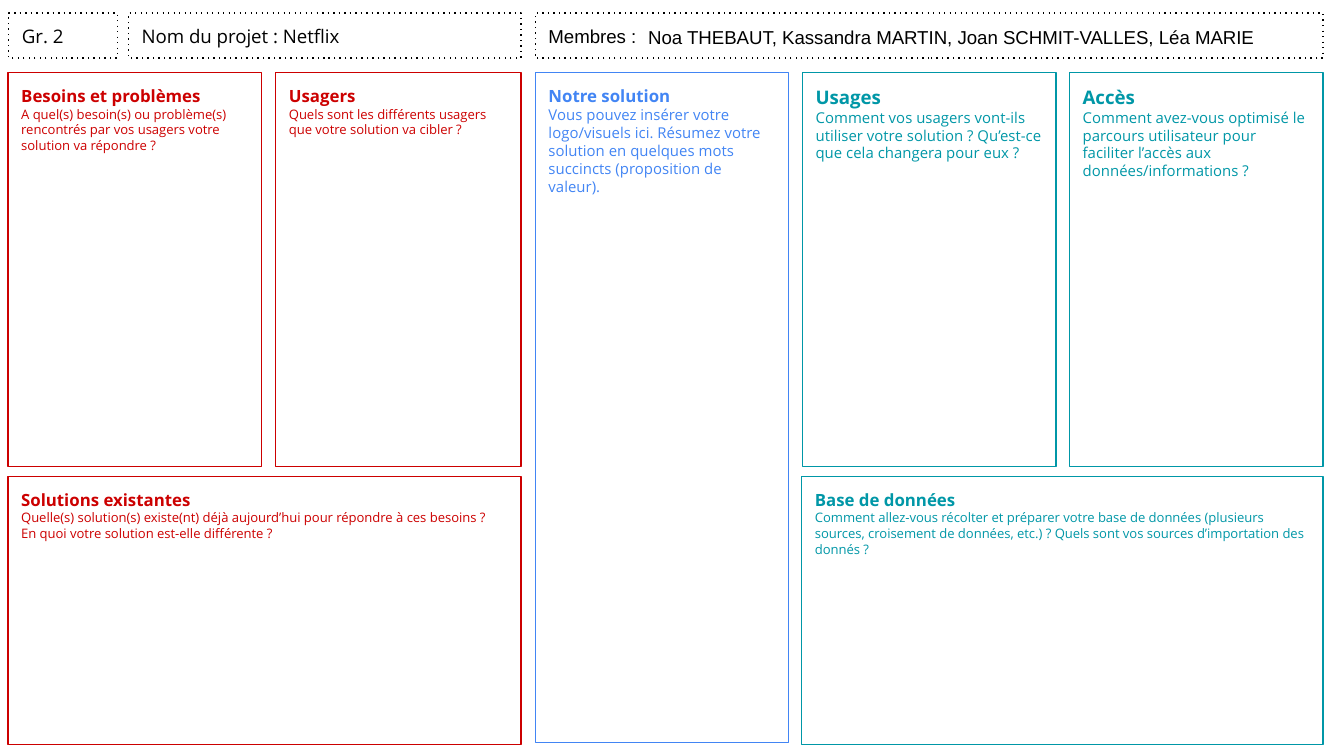
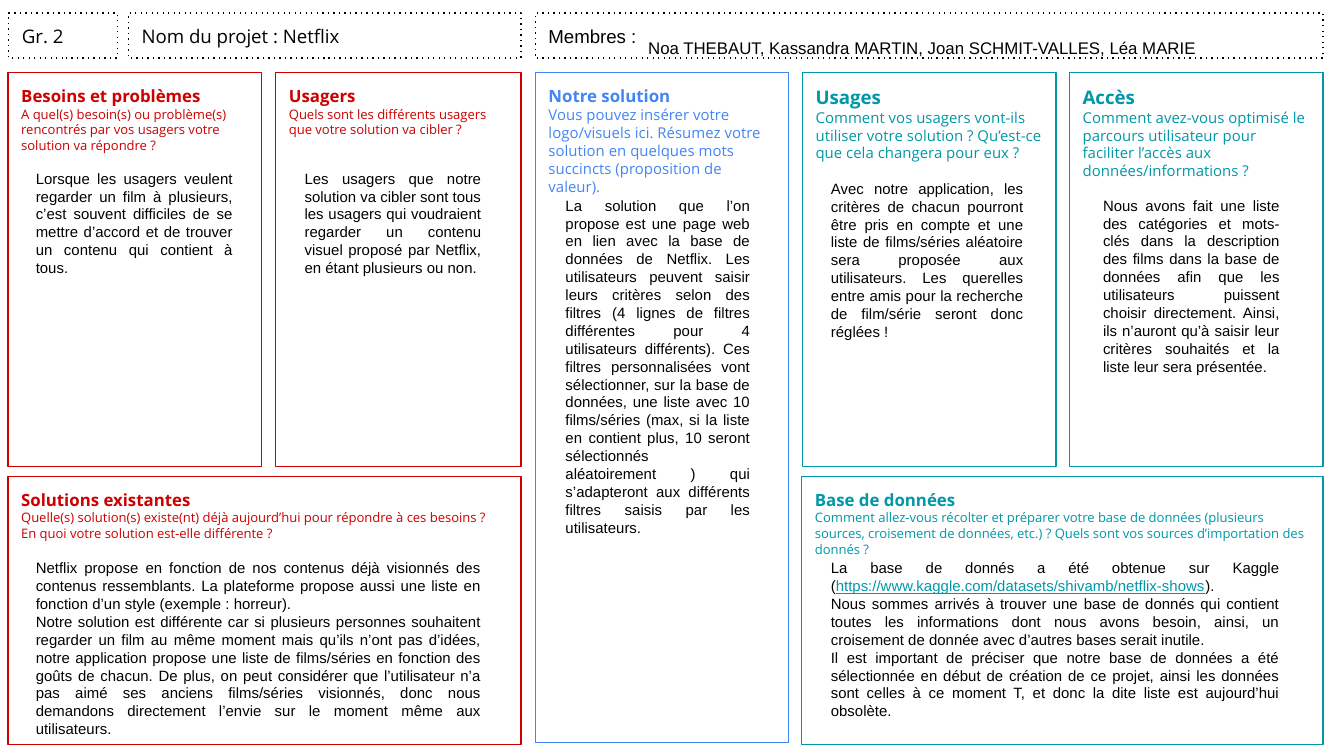
Before and after one commit to dlz917/NETFLIX, a slide deck: slide 1 of Gr2 - Canevas - CDC.pptx. Drawn at 1344x756 pixels with LibreOffice and Linux fonts; fonts in the diff are those of the drawing. Boxes give left, top, right and bottom in pixels: in the first picture for what was removed or moved away, otherwise in the second. Text is boxed around its words. In the diff, an @@ line names an element or a change of style, - is before the commit and + after.

```diff
--- a/Gr2 - Canevas - CDC.pptx
+++ b/Gr2 - Canevas - CDC.pptx
@@ text "Noa THEBAUT, Kassandra MARTIN, Joan ...": place and size @@
-text "Noa THEBAUT, Kassandra MARTIN, Joan ..." at [648,30,1254,47]
+text "Noa THEBAUT, Kassandra MARTIN, Joan ..." at [648,41,1195,58]
@@ text "Noa THEBAUT, Kassandra MARTIN, Joan ..." at [648,41,1195,58]: size 10 to 9 pt @@
@@ text added at [36,173,233,273], 8 pt, text #000000 @@
+Lorsque les usagers veulent regarder un film à plusieurs, c’est souvent difficiles de se mettre d’accord et de trouver un contenu qui contient à tous.
@@ text added at [305,173,481,276], 8 pt, text #000000 @@
+Les usagers que notre solution va cibler sont tous les usagers qui voudraient regarder un contenu visuel proposé par Netflix, en étant plusieurs ou non.
@@ text added at [565,200,750,533], 8 pt, text #000000 @@
+La solution que l’on propose est une page web en lien avec la base de données de Netflix. Les utilisateurs peuvent saisir leurs critères selon des filtres (4 lignes de filtres différentes pour 4 utilisateurs différents). Ces filtres personnalisées vont sélectionner, sur la base de données, une liste avec 10 films/séries (max, si la liste en contient plus, 10 seront sélectionnés aléatoirement ) qui s’adapteront aux différents filtres saisis par les utilisateurs.
@@ text added at [831,183,1023,340], 8 pt, text #000000 @@
+Avec notre application, les critères de chacun pourront être pris en compte et une liste de films/séries aléatoire sera proposée aux utilisateurs. Les querelles entre amis pour la recherche de film/série seront donc réglées !
@@ text added at [1103,200,1280,375], 8 pt, text #000000 @@
+Nous avons fait une liste des catégories et mots-clés dans la description des films dans la base de données afin que les utilisateurs puissent choisir directement. Ainsi, ils n’auront qu’à saisir leur critères souhaités et la liste leur sera présentée.
@@ text added at [36,562,481,734], 8 pt, text #000000 @@
+Netflix propose en fonction de nos contenus déjà visionnés des contenus ressemblants. La plateforme propose aussi une liste en fonction d’un style (exemple : horreur).
+Notre solution est différente car si plusieurs personnes souhaitent regarder un film au même moment mais qu’ils n’ont pas d’idées, notre application propose une liste de films/séries en fonction des goûts de chacun. De plus, on peut considérer que l’utilisateur n’a pas aimé ses anciens films/séries visionnés, donc nous demandons directement l’envie sur le moment même aux utilisateurs.
@@ text added at [831,562,1280,716], 8 pt, text #000000 @@
+La base de donnés a été obtenue sur Kaggle (https://www.kaggle.com/datasets/shivamb/netflix-shows).
+Nous sommes arrivés à trouver une base de donnés qui contient toutes les informations dont nous avons besoin, ainsi, un croisement de donnée avec d’autres bases serait inutile.
+Il est important de préciser que notre base de données a été sélectionnée en début de création de ce projet, ainsi les données sont celles à ce moment T, et donc la dite liste est aujourd’hui obsolète.
```
